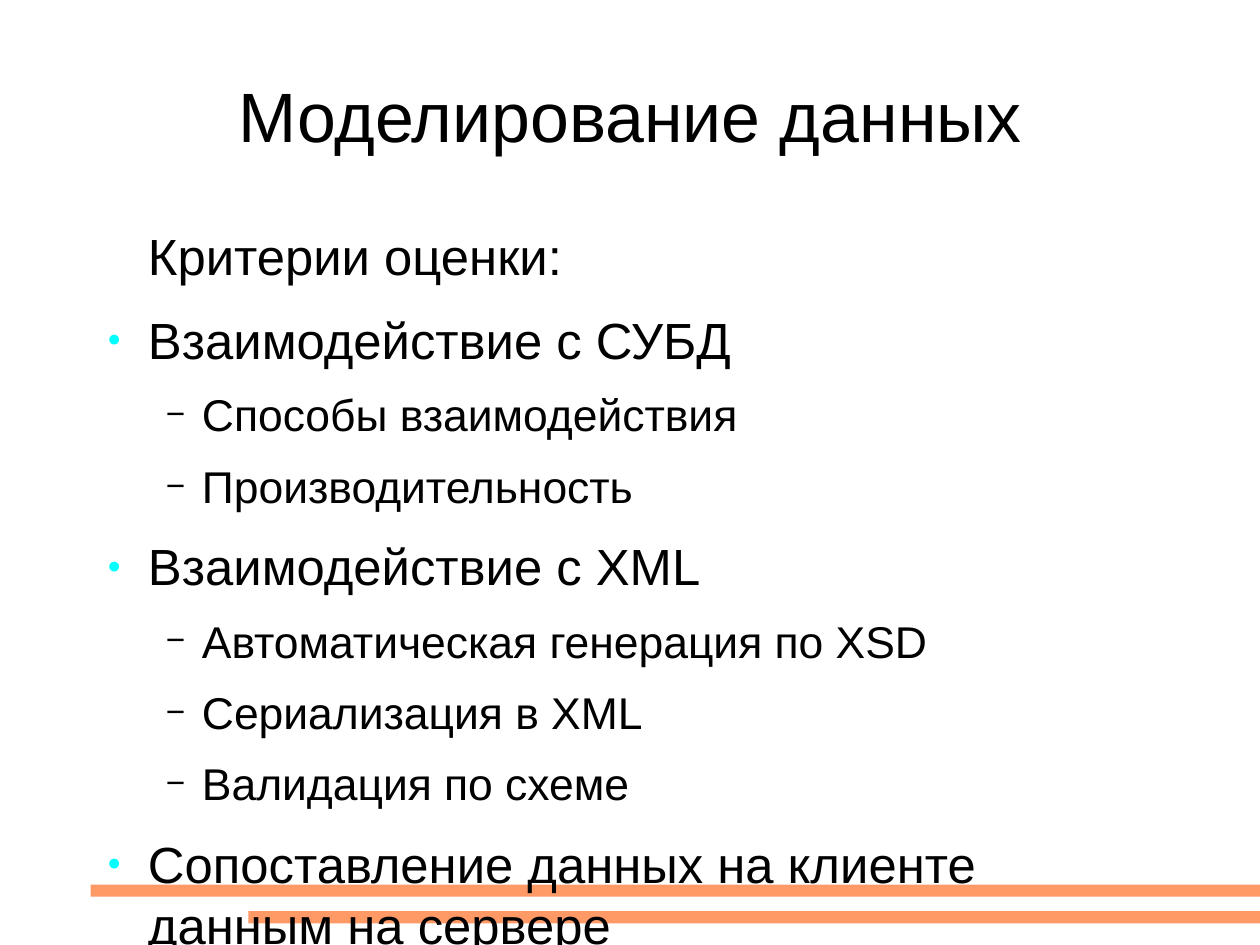
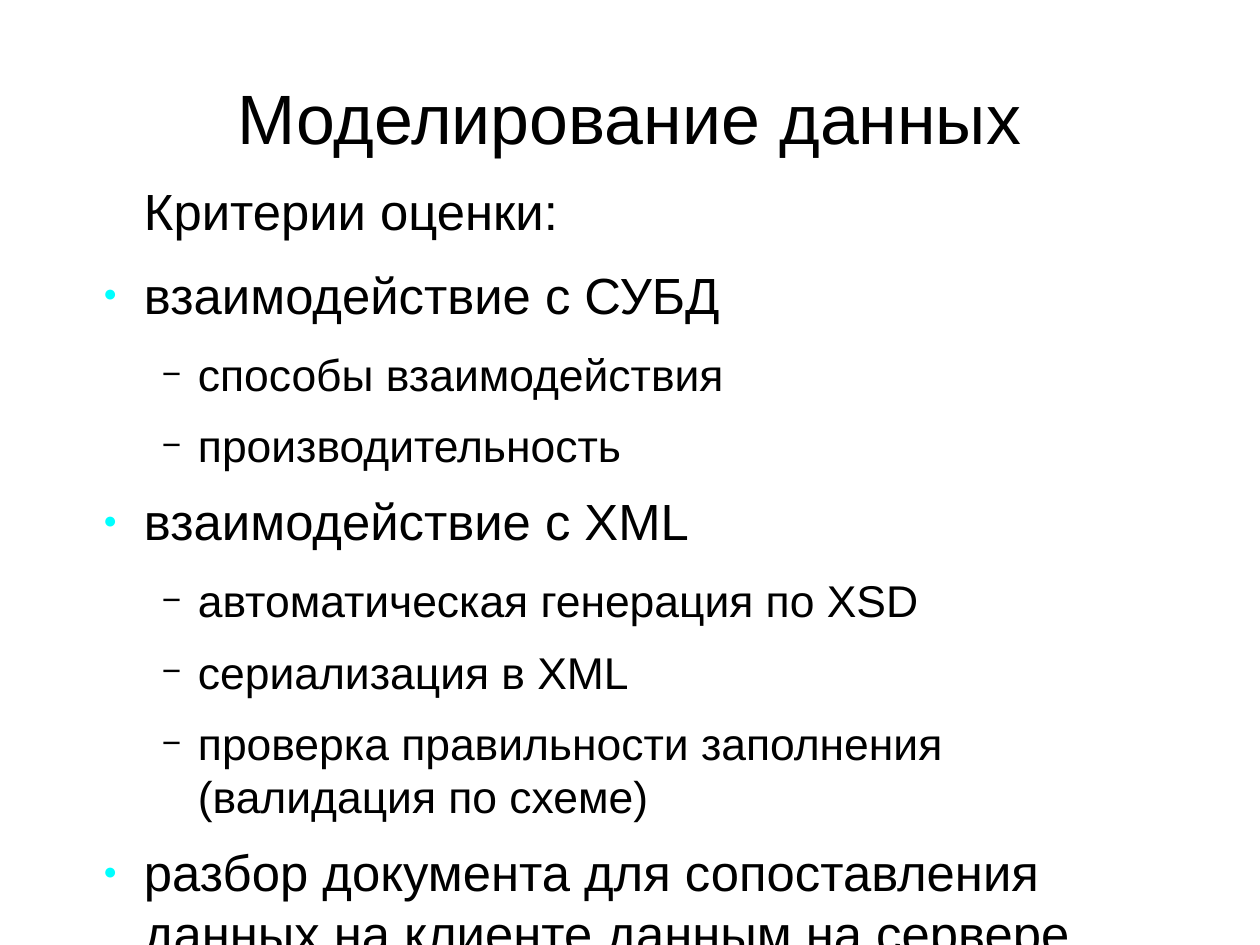
Before and after one commit to aeremenok/a-team-777, a slide deck: slide 7 of diploma/eav/diploma/demo.odp. Drawn at 1260x945 pixels with LibreOffice and Linux fonts; fonts in the diff are those of the drawing. Boxes give left, top, right and bottom in pixels: in the first picture for what was removed or moved away, otherwise in the second. Text is boxed around its words. In the diff, an @@ line names an element or a change of style, - is before the commit and + after.

```diff
--- a/diploma/eav/diploma/demo.odp
+++ b/diploma/eav/diploma/demo.odp
@@ text "Критерии оценки:": place and size @@
-text "Критерии оценки:" at <box>148,240,976,945</box>
+text "Критерии оценки:" at <box>144,195,1039,902</box>
@@ text at <box>144,276,1039,902</box>: text changed @@
-● Взаимодействие с СУБД
-  − Способы взаимодействия
-  − Производительность
-● Взаимодействие с XML
-  − Автоматическая генерация по XSD
-  − Сериализация в XML
-  − Валидация по схеме
-● Сопоставление данных на клиенте данным на сервере
+● взаимодействие с СУБД
+  − способы взаимодействия
+  − производительность
+● взаимодействие с XML
+  − автоматическая генерация по XSD
+  − сериализация в XML
+  − проверка правильности заполнения (валидация по схеме)
+● разбор документа для сопоставления данных на клиенте данным на сервере
@@ rectangle removed at <box>90,885,1260,898</box> @@
@@ rectangle removed at <box>248,911,1260,924</box> @@
```
Also in this commit, not shown: 15 other slides changed, 1 slide added, 1 slide removed, 5 other files.
